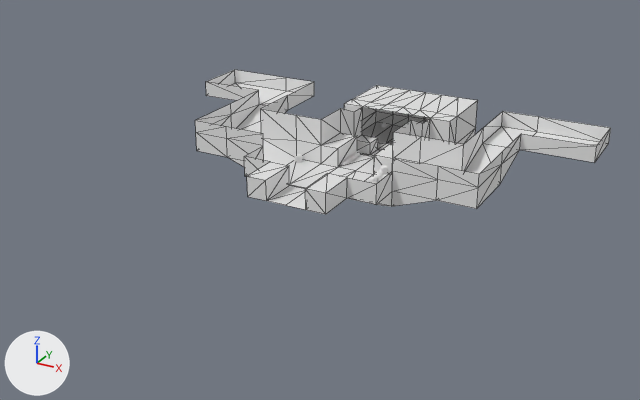
Before and after pictures for a commit that changed the glTF model public/assets/world1.glb.
The view is the same before and after, from a 50 mm lens placed at (185.0, -432.0, 173.0), pointed at (-11.0, -75.0, -6.0). Every picture has the same lights, and +X, +Y and +Z are marked at lower left. Mesh edges are drawn as thin lines on the coarser meshes. Vertices at the same position are counted once.

Before the edit, the objects in view are built like this:
```python
me_plane = bpy.data.meshes.new('Plane')
me_plane.from_pydata(...)  # 179 vertices, 308 faces; spans x -111.0..111.0, y -126.0..32.0, z 0.0..30.0
ob_plane = bpy.data.objects.new('Plane', me_plane)
ob_plane.location = (0.0, 0.0, 0.0)
```
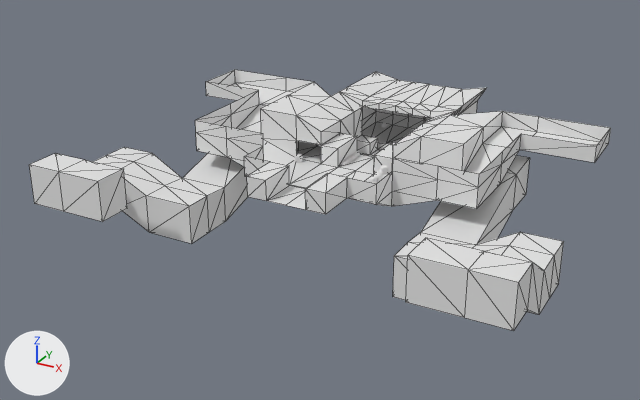
Boxes [x1, y1, x2, y2] around the edits, measured in the pictures (640 x 400 px):
'Plane', reshaped (40% wider, 81% taller): before [195, 70, 611, 214]; after [29, 70, 611, 331]
part 1 of me_plane, built on: before [297, 108, 423, 171]; after [29, 72, 564, 331]

The change in detail:
me_plane is used by ob_plane; location (0.0, 0.0, 0.0).
me_plane had 179 vertices, 308 faces and spanned x -111.0..111.0, y -126.0..32.0, z 0.0..30.0.
me_plane now has 300 vertices, 574 faces and spans x -116.0..116.0, y -163.0..37.0, z -18.0..30.0.
Part 1, on me_plane:
2 vertices are removed from x -20.0..20.0, y -36.0, z 30.0.
10 faces are deleted.
2 vertices move from x -20.0..20.0, y -57.0, z 30.0 to x -20.0..20.0, y -57.0, z 23.0.
48 vertices are added at x -116.0..116.0, y -163.0..37.0, z -18.0..30.0.
12 new vertices lie (0.0, 21.0, 0.0) away from vertices in x -34.0..34.0, y -57.0, z 6.0..30.0.
5 new vertices lie (0.0, 0.0, 4.0) away from vertices in x -20.0..20.0, y -10.0, z 23.0.
5 new vertices lie (0.0, 5.0, 4.0) away from vertices in x -20.0..20.0, y 32.0, z 23.0.
5 new vertices lie (0.0, 9.0, 0.0) away from vertices in x -20.0..20.0, y -10.0, z 27.0.
20 new vertices lie (26.0, 0.0, 0.0) away from vertices in x -79.0..53.0, y -127.0..-24.0, z -18.0..16.0.
5 new vertices lie (-18.0, 0.0, 9.0) away from vertices in x -79.0, y -127.0..-98.0, z -18.0..2.0.
5 new vertices lie (-19.0, 0.0, 0.0) away from vertices in x -97.0, y -127.0..-98.0, z -9.0..11.0.
5 new vertices lie (18.0, 0.0, 9.0) away from vertices in x 79.0, y -127.0..-98.0, z -18.0..2.0.
5 new vertices lie (19.0, 0.0, 0.0) away from vertices in x 97.0, y -127.0..-98.0, z -9.0..11.0.
8 new vertices lie (0.0, -17.0, 0.0) away from vertices in x -116.0..116.0, y -146.0, z 4.0..23.0.
276 new faces join them.
